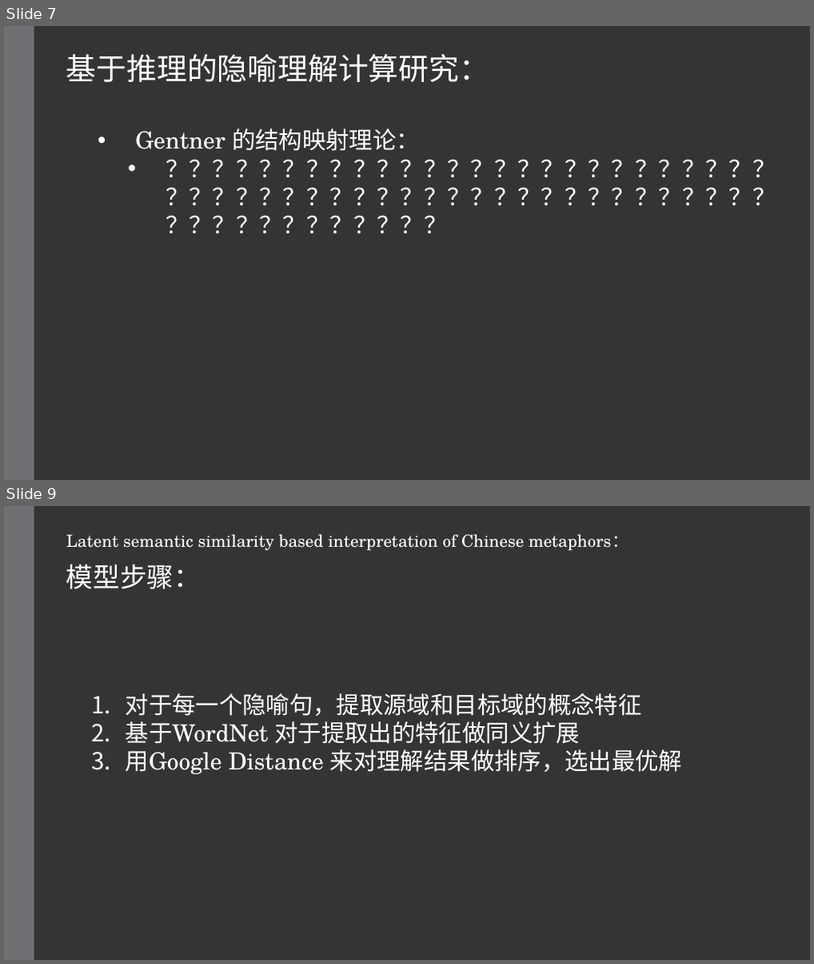
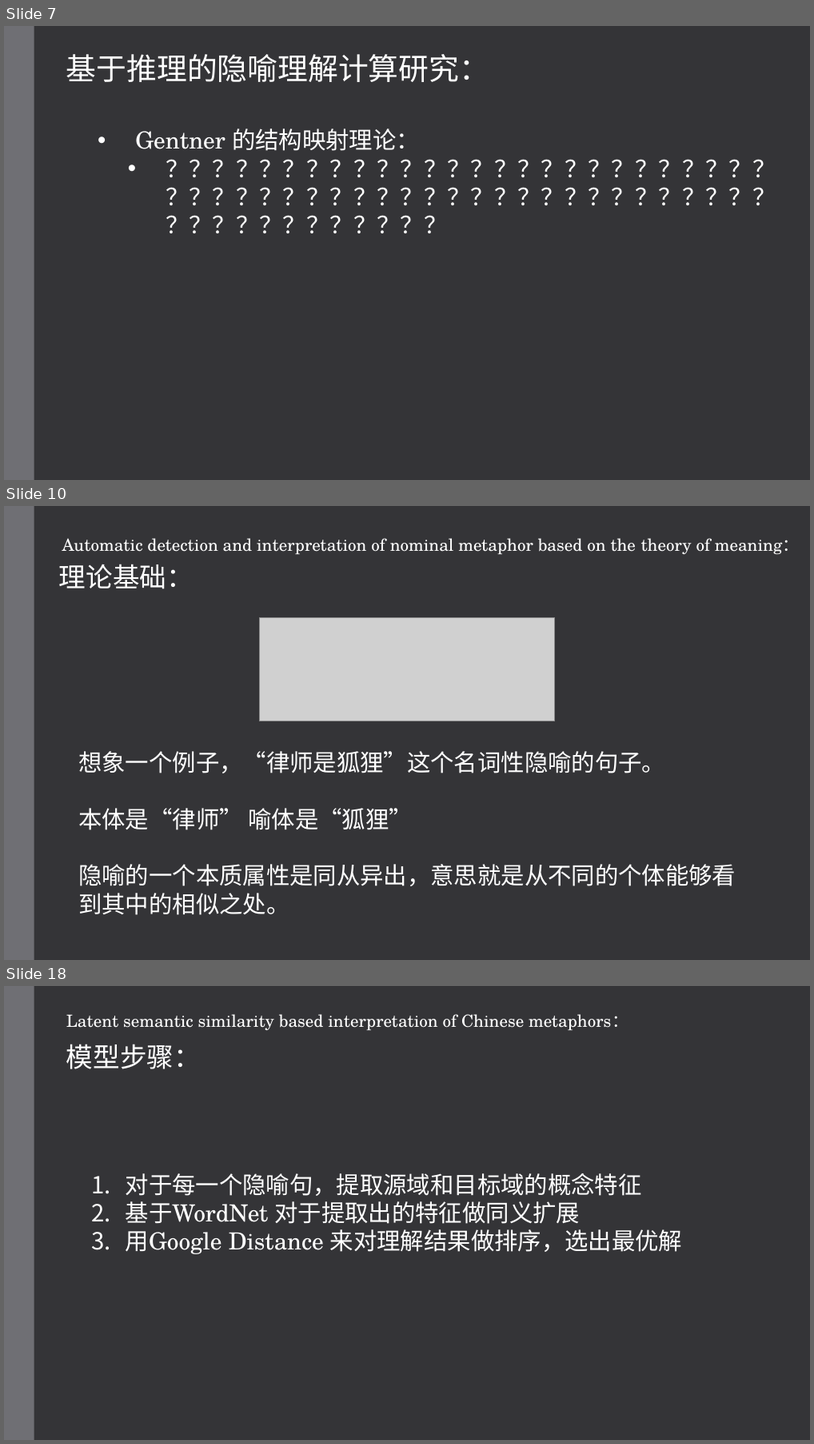
Before and after one commit to hixiaotian/metaphor_detection, a slide deck: 教学/20200809 metaphor interpretation.pptx. Shown one above the other, each under a label of ours: slides 7 and 9 before the commit, slides 7, 10 and 18 after it; the slides between them are not shown. The pictures are 814x964 and 814x1444 pixels, drawn with LibreOffice and Linux fonts; fonts in the diff are those of the drawing; grey boxes stand for pictures. Boxes give left, top, right and bottom in pixels: in the first picture for what was removed or moved away, otherwise in the second. Text is boxed around its words. In the diff, an @@ line names an element or a change of style, - is before the commit and + after.

```diff
--- a/教学/20200809 metaphor interpretation.pptx
+++ b/教学/20200809 metaphor interpretation.pptx
@@ slide 10 added at (4,506,810,960), background #353537; not listed: 1 template element that a slide beside it also shows @@
@@ text added at (62,538,800,555), 20 pt, text #FFFFFF @@
+Automatic detection and interpretation of nominal metaphor based on the theory of meaning：
@@ text added at (59,564,194,589), 32 pt, text #FFFFFF @@
+理论基础：
@@ picture added at (259,617,555,720) @@
@@ text added at (78,751,736,915), 28 pt, text #FFFFFF @@
+想象一个例子，“律师是狐狸”这个名词性隐喻的句子。
+本体是“律师” 喻体是“狐狸”
+隐喻的一个本质属性是同从异出，意思就是从不同的个体能够看到其中的相似之处。
@@ what was slide 9 is now slide 18 @@
```
Also in this commit, not shown: 1 slide changed, 8 other slides added.
